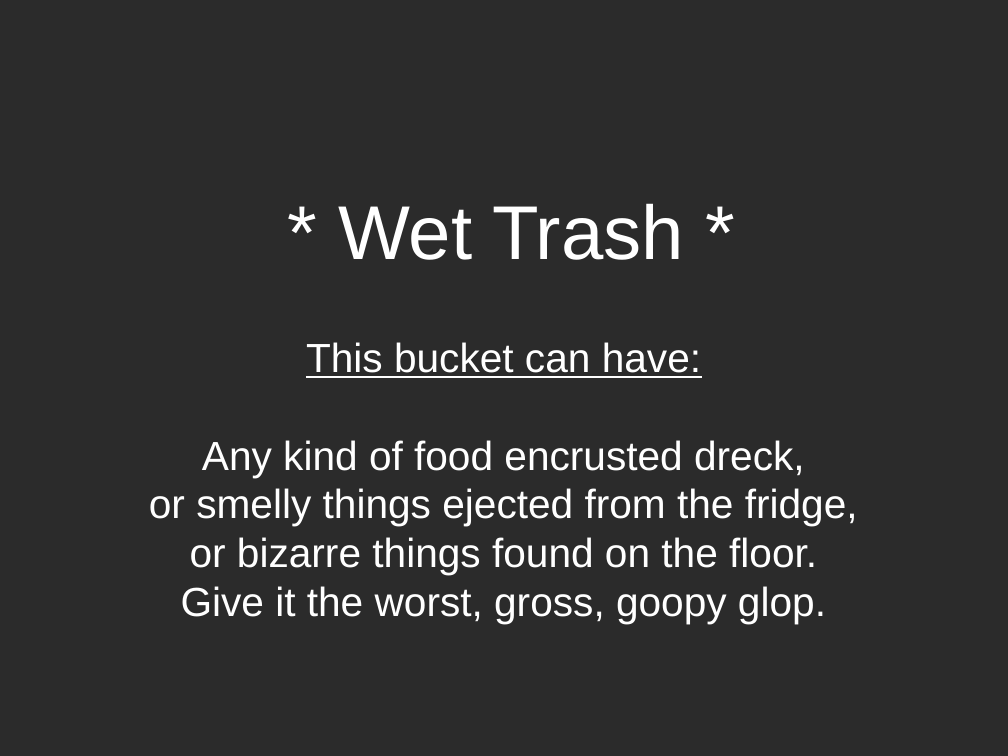
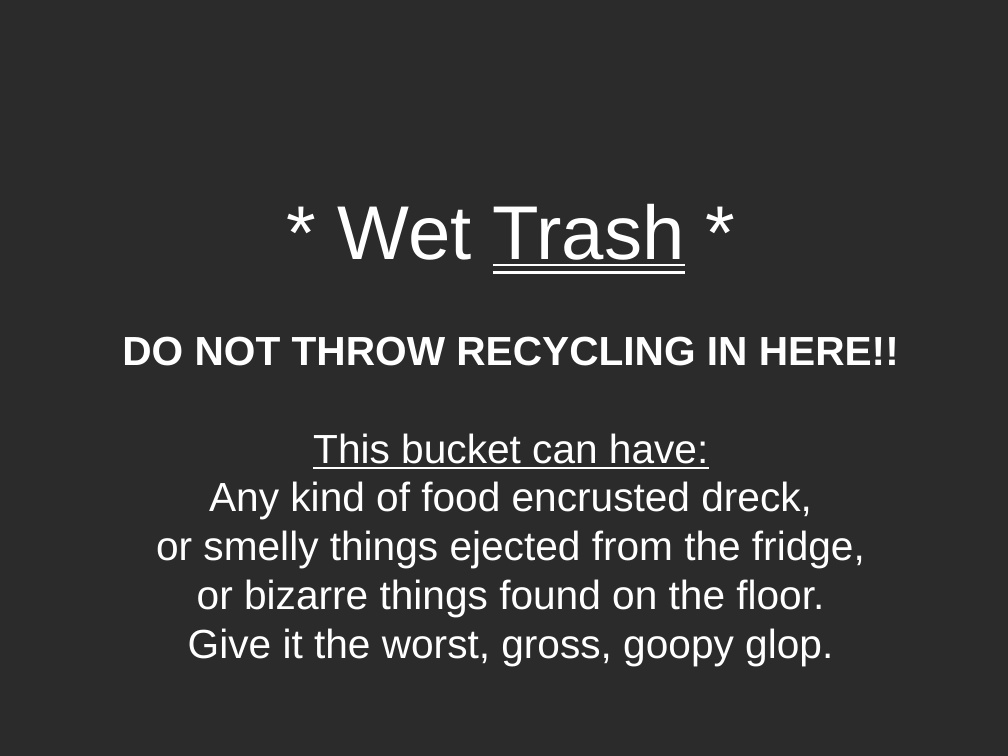
Before and after one commit to fredhamster/feisty_meow, a slide deck: slide 1 of infobase/document_templates/recycling_and_trash/wet_trash_sign.odp. Drawn at 1008x756 pixels with LibreOffice and Linux fonts; fonts in the diff are those of the drawing; background and template pictures are left out; a plain dark background stands for a picture behind light text. Boxes give left, top, right and bottom in pixels: in the first picture for what was removed or moved away, otherwise in the second. Text is boxed around its words. In the diff, an @@ line names an element or a change of style, - is before the commit and + after.

Commit message:
updated waste templates to be clear
about differences between recycling and trash, which had previously been not totally clear to certain individuals.

```diff
--- a/infobase/document_templates/recycling_and_trash/wet_trash_sign.odp
+++ b/infobase/document_templates/recycling_and_trash/wet_trash_sign.odp
@@ title "* Wet Trash *" at (338, 203, 685, 273): underline on in "Trash" @@
@@ subtitle "DO NOT THROW RECYCLING IN ...": place and size @@
-subtitle "DO NOT THROW RECYCLING IN ..." at (149, 342, 858, 624)
+subtitle "DO NOT THROW RECYCLING IN ..." at (122, 336, 899, 666)
@@ subtitle at (122, 336, 899, 366): paragraph added @@
+DO NOT THROW RECYCLING IN HERE!!
```
Also in this commit, not shown: 1 slide removed, 2 other files.
